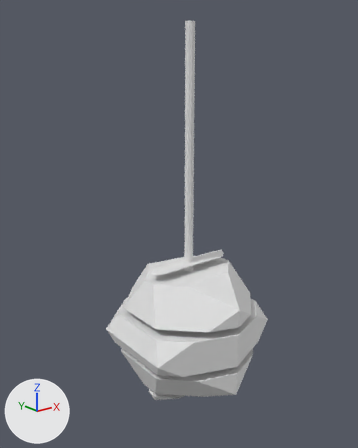
The OBJ model Assets/Models/Bottom Shoulder/Public-Photo_0006.obj, before and after one commit.
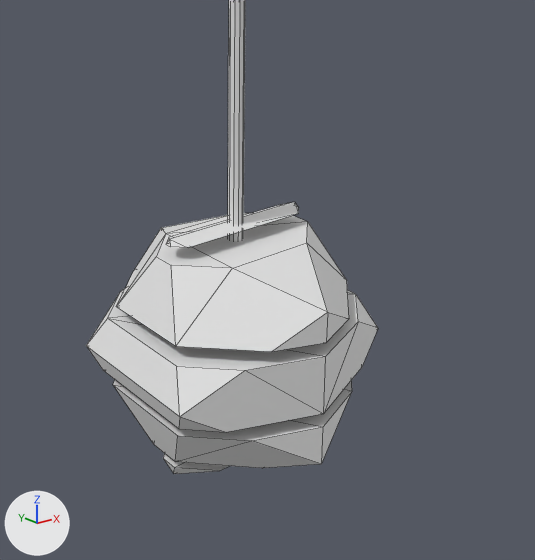
Old and new are each drawn whole from a camera (50 mm lens) standing at (-563.0, -674.0, 266.0) and looking at (-8.0, 20.0, -12.0) and again close up on the part from 16% to 99% of the width and 31% to 100% of the height. The axes (+X, +Y, +Z) are drawn at lower left. The lights are the same throughout. The close-ups show mesh edges as thin lines. Where no turn or scale is listed for an object, it has been applied to the vertices. Vertices at the same position are counted once.

Objects in the first close-up: 'Public-Photo_0006'.
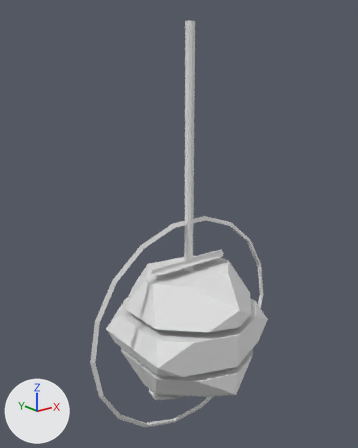
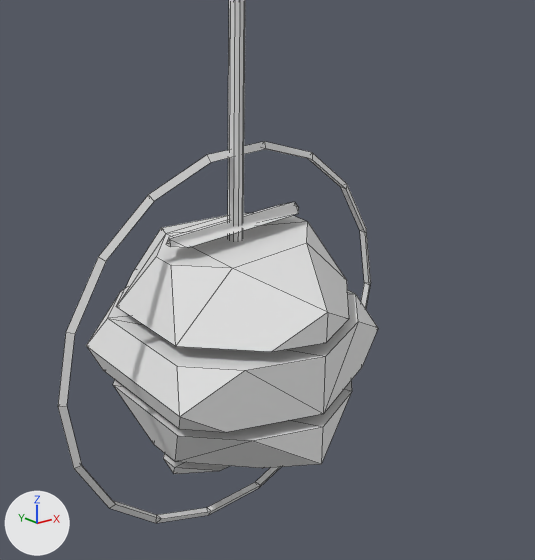
The newer file is also rescaled (x0.001) as a whole; pictures and numbers use the older file's frame.

Location of each change, [x1, y1, x2, y2] in pixels of the close-ups (535 x 560 px):
```json
{"object": "Public-Photo_0006", "change": "reshaped", "before": [86, 0, 378, 474], "after": [58, 0, 378, 523]}
{"part": 1, "of": "me_public_photo_0006", "change": "added", "after": [58, 141, 371, 523]}
```

Scene script edits in JSON lines:
```json
{"block": "me_public_photo_0006", "where": "# used by ob_public_photo_0006; location = (0.0, 0.0, 0.0)"}
{"op": "remove", "block": "me_public_photo_0006", "code": "me_public_photo_0006.from_pydata(...)  # 106 vertices, 127 faces; spans x -137.0..137.0, y -137.0..137.0, z -353.0..340.0"}
{"op": "add", "block": "me_public_photo_0006", "code": "me_public_photo_0006.from_pydata(...)  # 160 vertices, 181 faces; spans x -218.0..218.0, y -137.0..137.0, z -430.0..340.0"}
{"block": "me_public_photo_0006", "change": "me_public_photo_0006 part 1: a new loose piece of 54 vertices spanning x -218.0..218.0, y -4.0..4.0, z -430.0..0.0"}
```
